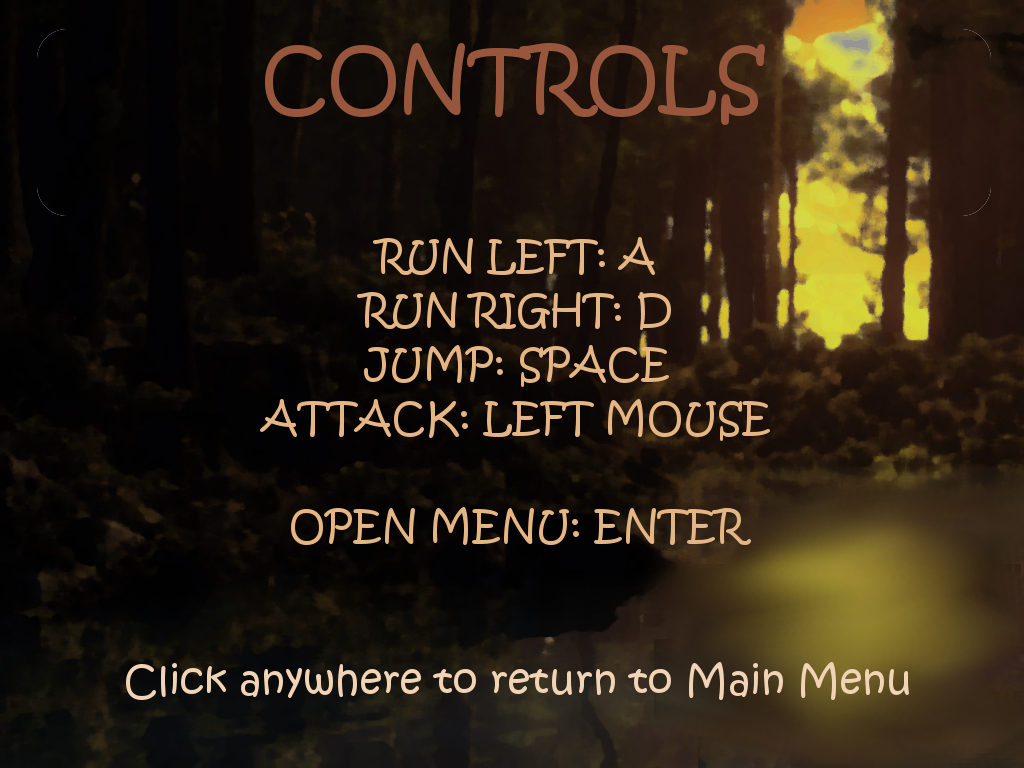
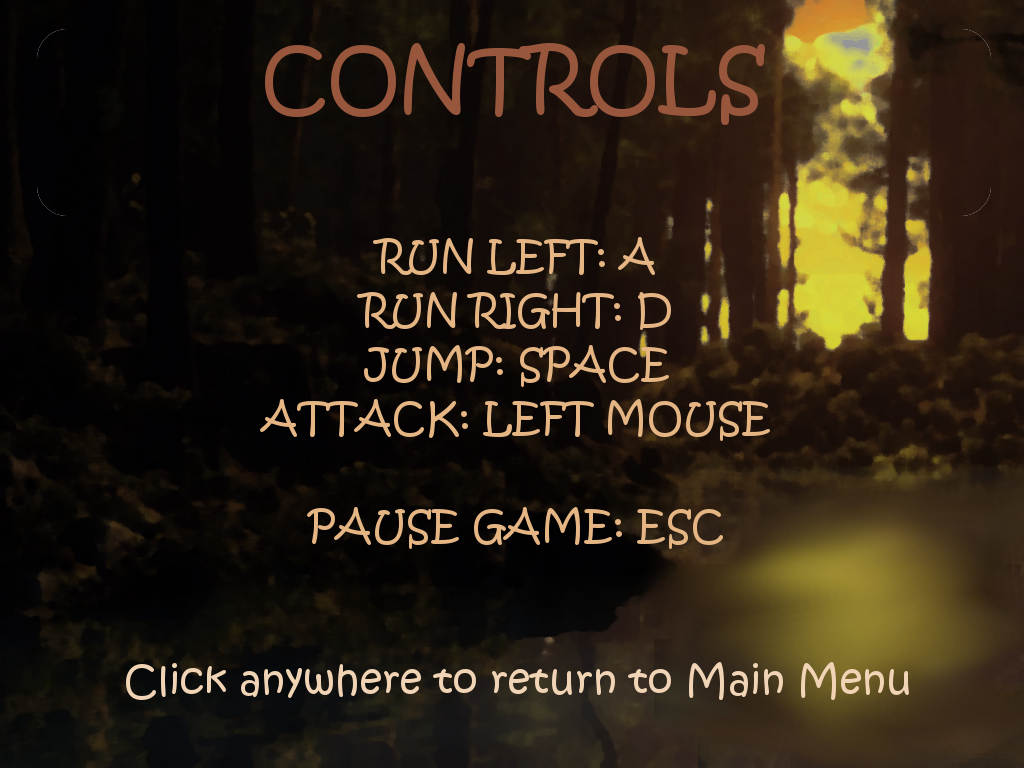
Comparing the layer stacks of the two 1024 × 768 images. Changes:
painted on "RUN LEFT: A ..." over [291, 507, 751, 549]
